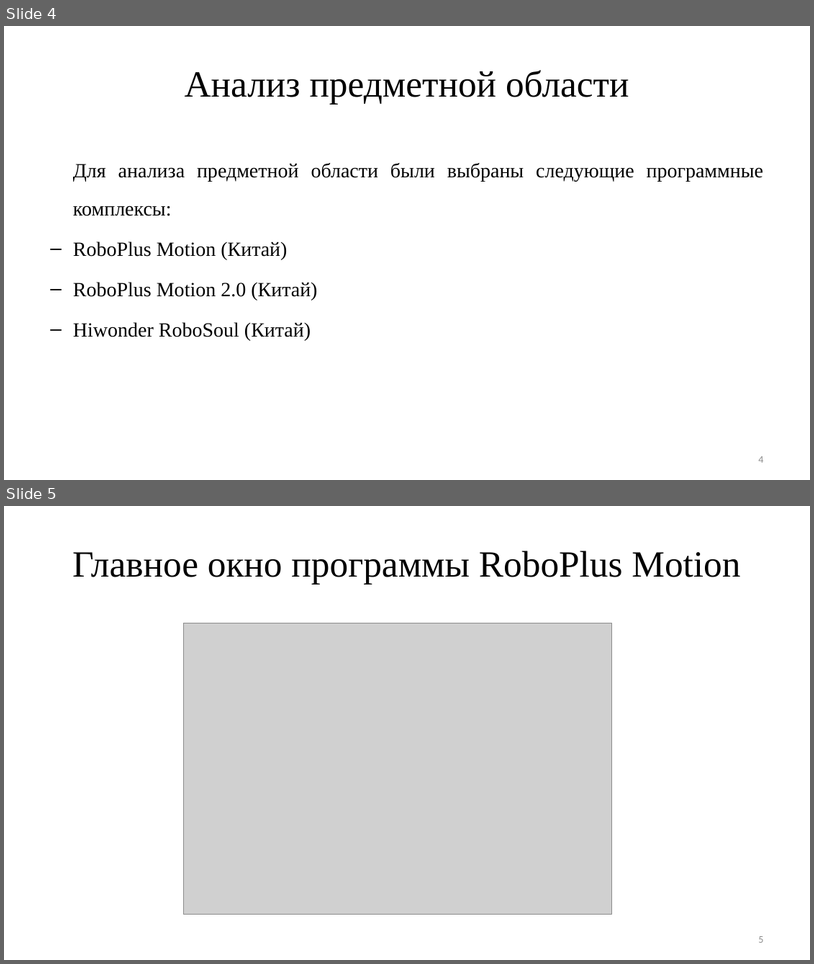
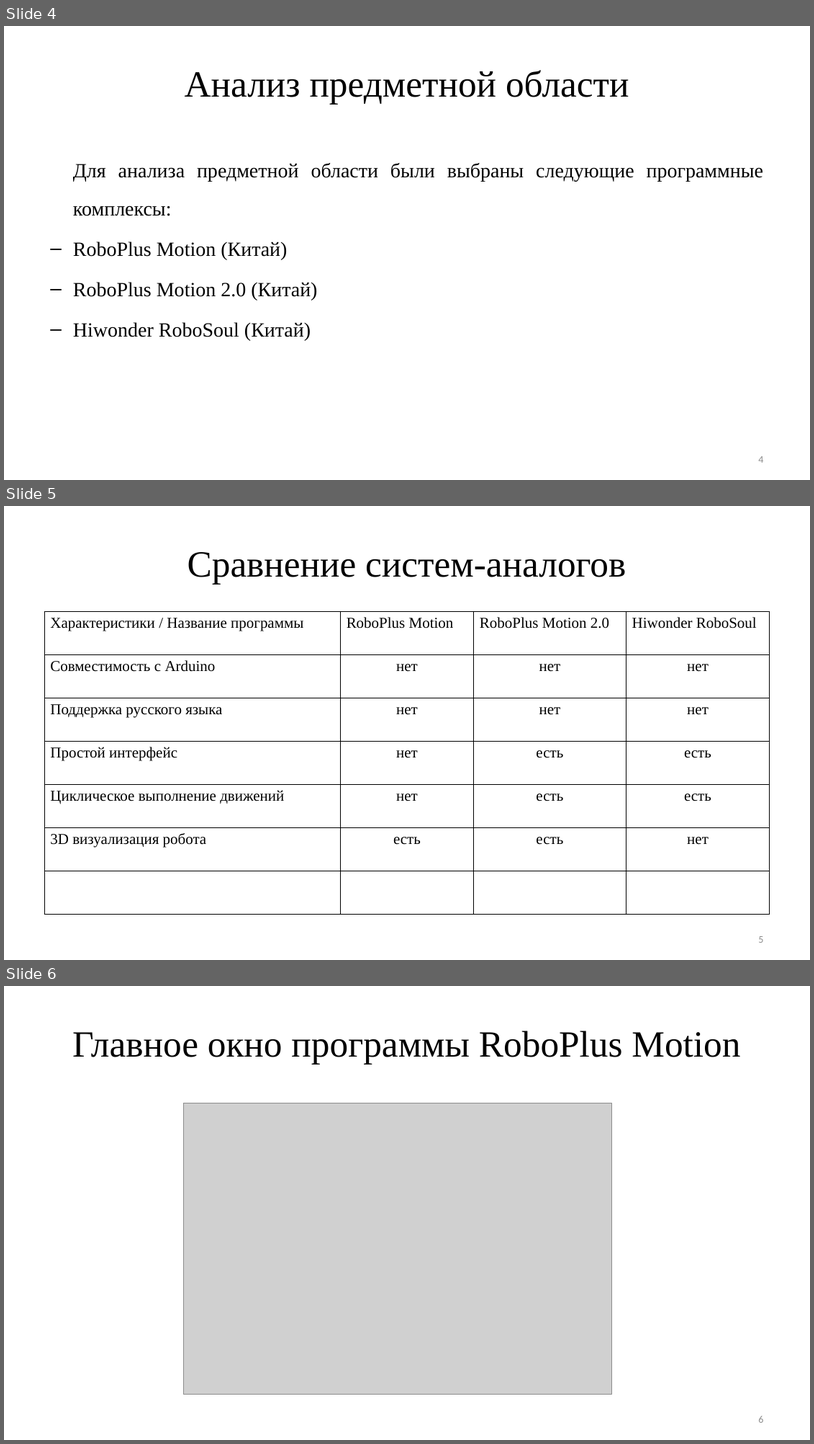
Before and after one commit to ArtemVolkov2103/1-Diplom, a slide deck: Дипломная Волков.pptx. Shown one above the other, each under a label of ours: slides 4 and 5 before the commit, slides 4, 5 and 6 after it. The pictures are 814x964 and 814x1444 pixels, drawn with LibreOffice and Linux fonts; fonts in the diff are those of the drawing; grey boxes stand for pictures. Boxes give left, top, right and bottom in pixels: in the first picture for what was removed or moved away, otherwise in the second. Text is boxed around its words. In the diff, an @@ line names an element or a change of style, - is before the commit and + after.

```diff
--- a/Дипломная Волков.pptx
+++ b/Дипломная Волков.pptx
@@ slide 5 added at (4, 506, 810, 960), background #FFFFFF @@
@@ title added at (188, 552, 626, 584), 44 pt, text #000000 @@
+Сравнение систем-аналогов
@@ table added at (44, 612, 771, 914), 7 rows, 4 columns @@
+Характеристики / Название программы | RoboPlus Motion | RoboPlus Motion 2.0 | Hiwonder RoboSoul
+Совместимость с Arduino | нет | нет | нет
+Поддержка русского языка | нет | нет | нет
+Простой интерфейс | нет | есть | есть
+Циклическое выполнение движений | нет | есть | есть
+3D визуализация робота | есть | есть | нет
+ |  |  | 
@@ page number added at (759, 936, 764, 942), 12 pt, text #8C8C8C @@
+5
@@ what was slide 5 is now slide 6 @@
```
Also in this commit, not shown: 2 other files.
